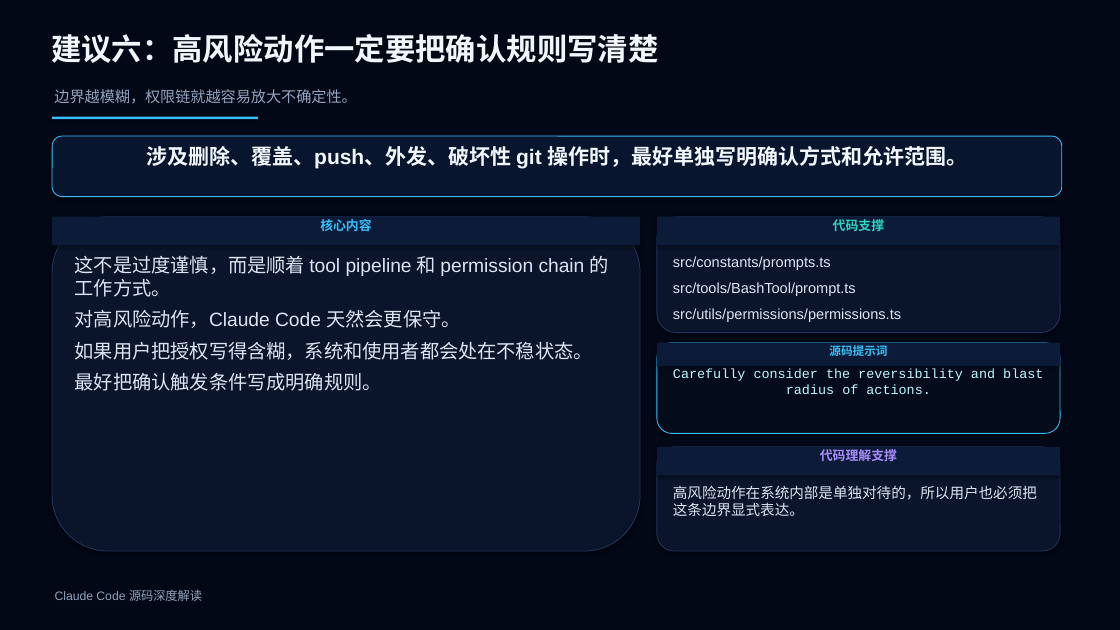
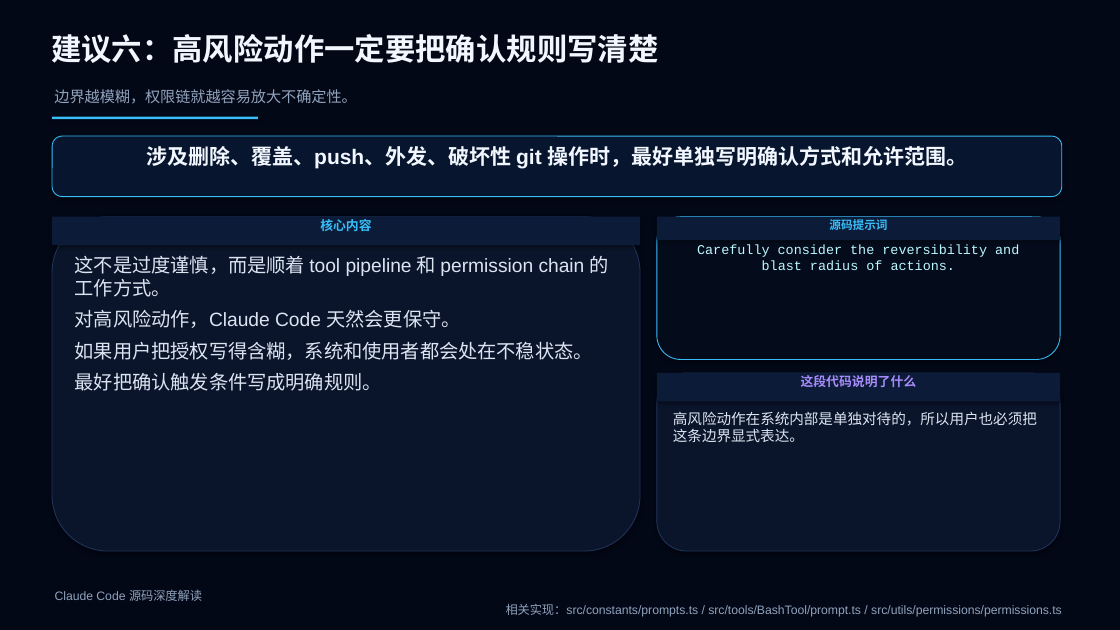
Before and after one commit to boboliu-1010/ccode, a slide deck: slide 48 of docs/zh/10-Claude Code 源码深度解读.pptx. Drawn at 1120x630 pixels with LibreOffice and Linux fonts; fonts in the diff are those of the drawing. Boxes give left, top, right and bottom in pixels: in the first picture for what was removed or moved away, otherwise in the second. Text is boxed around its words. In the diff, an @@ line names an element or a change of style, - is before the commit and + after.

```diff
--- a/docs/zh/10-Claude Code 源码深度解读.pptx
+++ b/docs/zh/10-Claude Code 源码深度解读.pptx
@@ rounded rectangle "Carefully consider the reversibility and ...": place and size @@
-rounded rectangle "Carefully consider the reversibility and ..." at [657, 343, 1060, 434]
+rounded rectangle "Carefully consider the reversibility and ..." at [657, 217, 1060, 360]
@@ rectangle "源码提示词": place and size @@
-rectangle "源码提示词" at [657, 217, 1060, 245]
+rectangle "源码提示词" at [657, 217, 1060, 240]
@@ rounded rectangle removed at [657, 217, 1060, 333] @@
@@ text in rectangle at [829, 219, 887, 230]: text changed; size 11 to 10 pt; font Arial to Courier New; text colour #2DD4BF to #38BDF8 @@
-代码支撑
+源码提示词
@@ text removed at [673, 256, 901, 322] @@
-src/constants/prompts.ts
-src/tools/BashTool/prompt.ts
-src/utils/permissions/permissions.ts
@@ rectangle removed at [657, 343, 1060, 366] @@
-源码提示词
@@ rounded rectangle: place and size @@
-rounded rectangle at [657, 447, 1060, 551]
+rounded rectangle at [657, 373, 1060, 551]
@@ rectangle added at [657, 373, 1060, 402], fill #0C1B38, 11 pt, text #A78BFA, bold @@
+这段代码说明了什么
@@ text "高风险动作在系统内部是单独对待的，所以用户也必须把这条边界显式表达。": place and size @@
-text "高风险动作在系统内部是单独对待的，所以用户也必须把这条边界显式表达。" at [673, 485, 1037, 516]
+text "高风险动作在系统内部是单独对待的，所以用户也必须把这条边界显式表达。" at [673, 411, 1037, 442]
@@ rectangle removed at [657, 447, 1060, 476] @@
-代码理解支撑
@@ text at [506, 603, 1062, 617]: paragraph added @@
+相关实现：src/constants/prompts.ts / src/tools/BashTool/prompt.ts / src/utils/permissions/permissions.ts
```
Also in this commit, not shown: 45 other slides changed, 1 other file.
